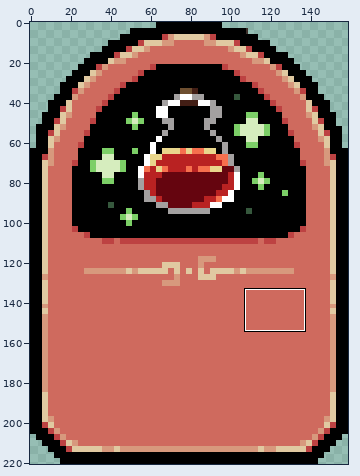
Sprite sheet: image/UI/perk/healOrAddMaxHP.png. Above, an overview of the earlier version with the close-up marked.
Close-up. Before:
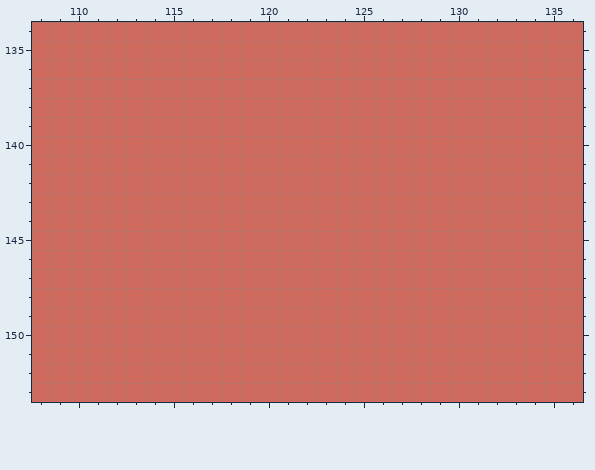
The file is 159x221 pixels. Colours within 5 levels of each other are drawn and written as one. Shown: x 108..136, y 134..153. The commit also changed other parts of the picture, which this record leaves out.
The result:
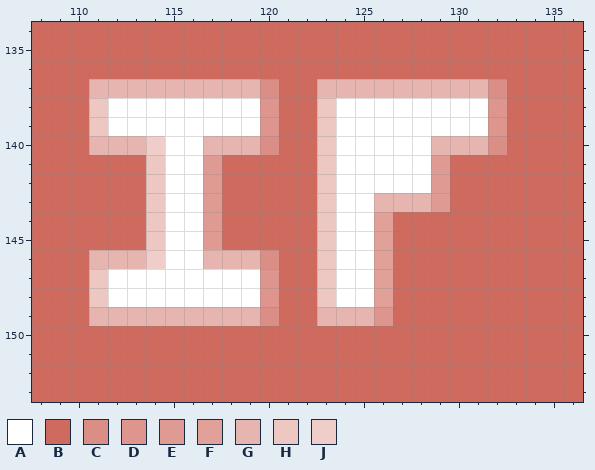
Palette (. is transparent): A #ffffff  B #cf6a5e  C #db8e85  D #dd958d  E #df9b93  F #e1a199  G #e7b5af  H #edc8c3  J #efceca
The exact change:
Colour B becomes colour A in rows 138 to 139 at x 112 to 119 and 124 to 131; in rows 140 to 142 at x 115 to 116 and 124 to 128; in rows 143 to 146 at x 115 to 116 and 124 to 125; in rows 147 to 148 at x 112 to 119 and 124 to 125.
Colour B becomes colour C in row 137 at x 120 and 132; in row 140 at x 120 and 132; in row 146 at x 120; in row 149 at x 120.
Colour B becomes colour D in rows 138 to 139 at x 120 and 132; in rows 147 to 148 at x 120; in row 149 at x 126.
Colour B becomes colour E in rows 141 to 143 at x 117 and 129; in rows 144 to 145 at x 117.
Colour B becomes colour F in rows 144 to 148 at x 126.
Colour B becomes colour G in row 137 at x 111 to 119 and 123 to 131; in row 140 at x 111 to 113, 117 to 119 and 129 to 131; in row 143 at x 126 to 128; in row 146 at x 111 to 113 and 117 to 119; in row 149 at x 111 to 119 and 123 to 125.
Colour B becomes colour H in rows 138 to 139 at x 111 and 123; in row 140 at x 123; in rows 141 to 145 at x 114 and 123; in row 146 at x 123; in rows 147 to 148 at x 111 and 123.
Colour B becomes colour J in row 140 at x 114; in row 146 at x 114.
